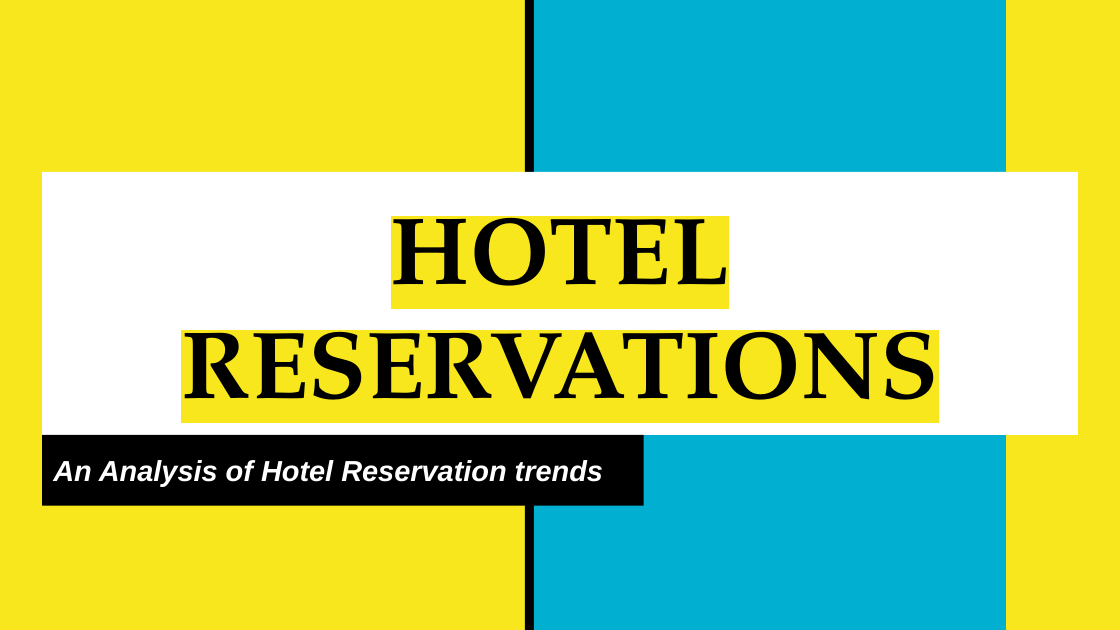
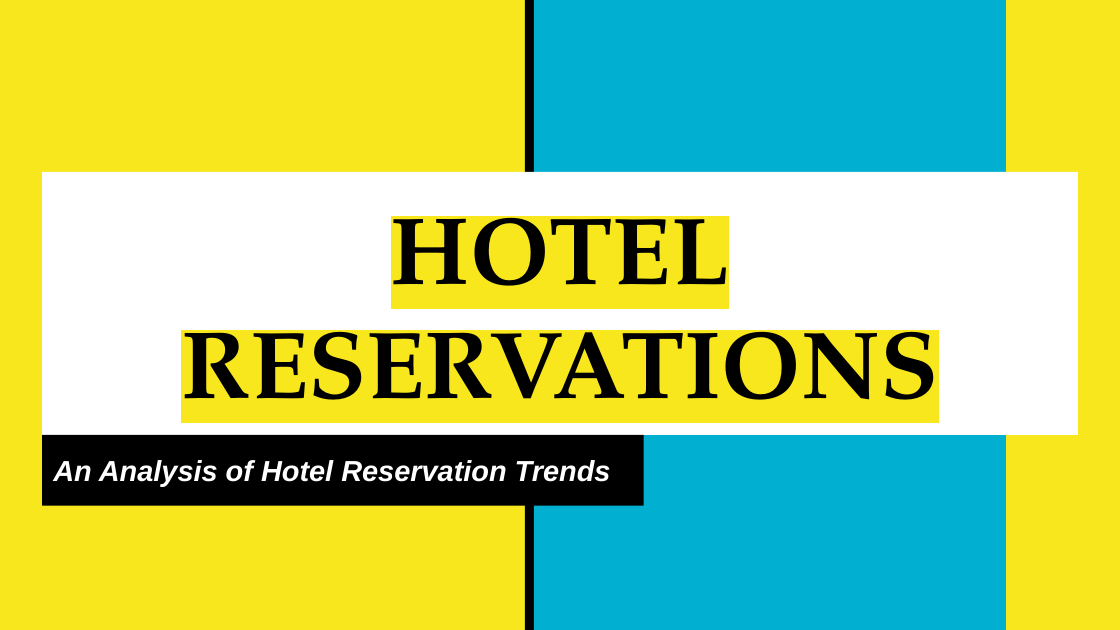
Before and after one commit to domivillacis/Hotel_reservations_analysis, a slide deck: slide 1 of Hotel_Reservations.pptx. Drawn at 1120x630 pixels with LibreOffice and Linux fonts; fonts in the diff are those of the drawing. Boxes give left, top, right and bottom in pixels: in the first picture for what was removed or moved away, otherwise in the second. Text is boxed around its words. In the diff, an @@ line names an element or a change of style, - is before the commit and + after.

```diff
--- a/Hotel_Reservations.pptx
+++ b/Hotel_Reservations.pptx
@@ subtitle at (53,460,611,487): text changed @@
-An Analysis of Hotel Reservation trends
+An Analysis of Hotel Reservation Trends
```
Also in this commit, not shown: 26 other slides changed, 8 slides added, 2 slides removed.
